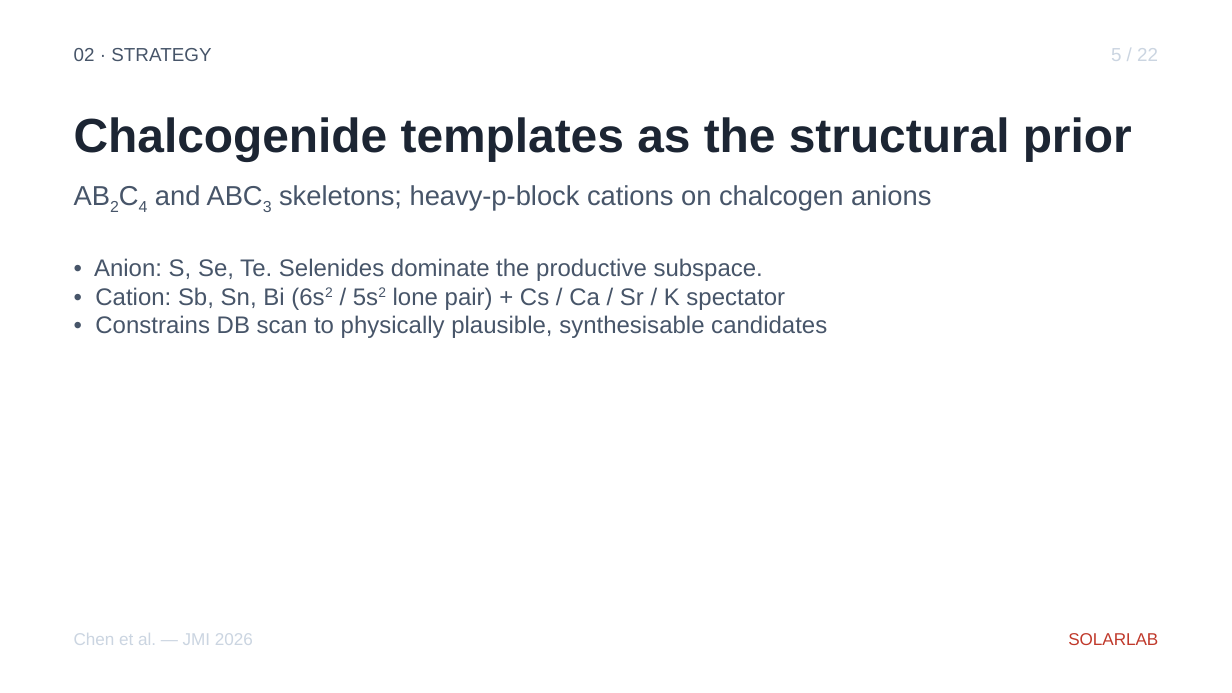
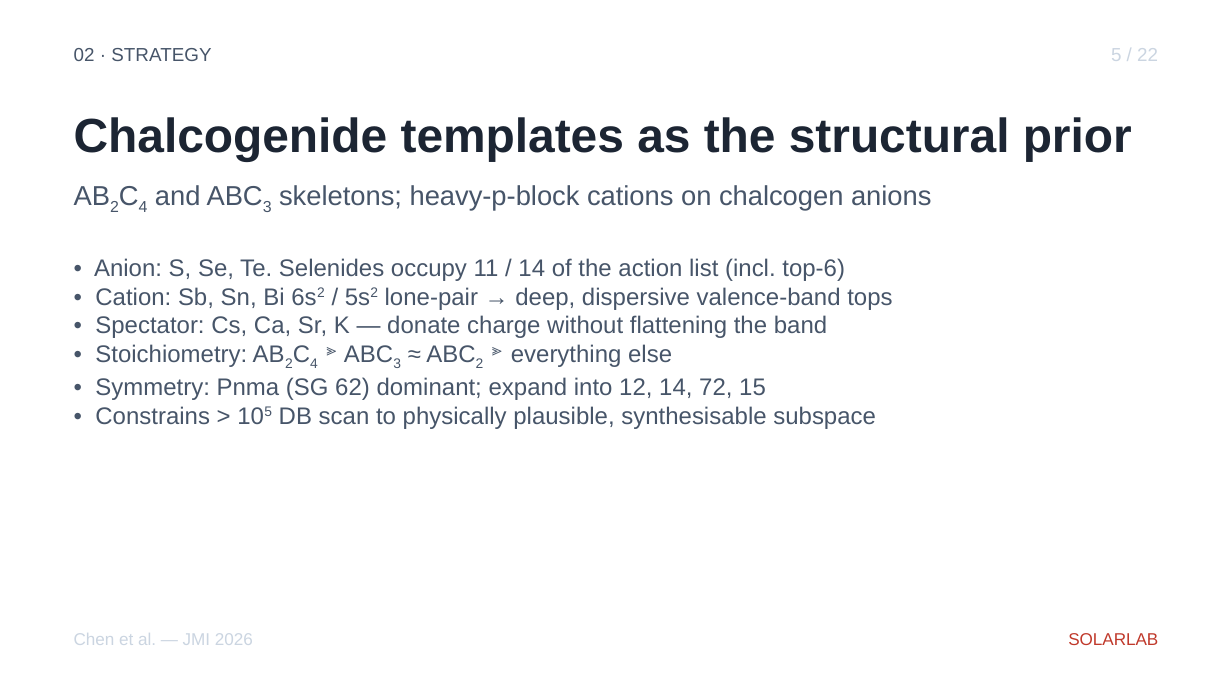
Before and after one commit to ShaneLogic/SolarLab, a slide deck: slide 7 of presentations/jmi-2026/output/jmi-2026.pptx. Drawn at 1232x693 pixels with LibreOffice and Linux fonts; fonts in the diff are those of the drawing. Boxes give left, top, right and bottom in pixels: in the first picture for what was removed or moved away, otherwise in the second. Text is boxed around its words. In the diff, an @@ line names an element or a change of style, - is before the commit and + after.

```diff
--- a/presentations/jmi-2026/output/jmi-2026.pptx
+++ b/presentations/jmi-2026/output/jmi-2026.pptx
@@ text at <box>94,258,892,429</box>: text changed @@
-• Anion: S, Se, Te. Selenides dominate the productive subspace.
-• Cation: Sb, Sn, Bi (6s2 / 5s2 lone pair) + Cs / Ca / Sr / K spectator
-• Constrains DB scan to physically plausible, synthesisable candidates
+• Anion: S, Se, Te. Selenides occupy 11 / 14 of the action list (incl. top-6)
+• Cation: Sb, Sn, Bi 6s2 / 5s2 lone-pair → deep, dispersive valence-band tops
+• Spectator: Cs, Ca, Sr, K — donate charge without flattening the band
+• Stoichiometry: AB2C4 ≫ ABC3 ≈ ABC2 ≫ everything else
+• Symmetry: Pnma (SG 62) dominant; expand into 12, 14, 72, 15
+• Constrains > 105 DB scan to physically plausible, synthesisable subspace
```
Also in this commit, not shown: 20 other slides changed, 5 other files.
